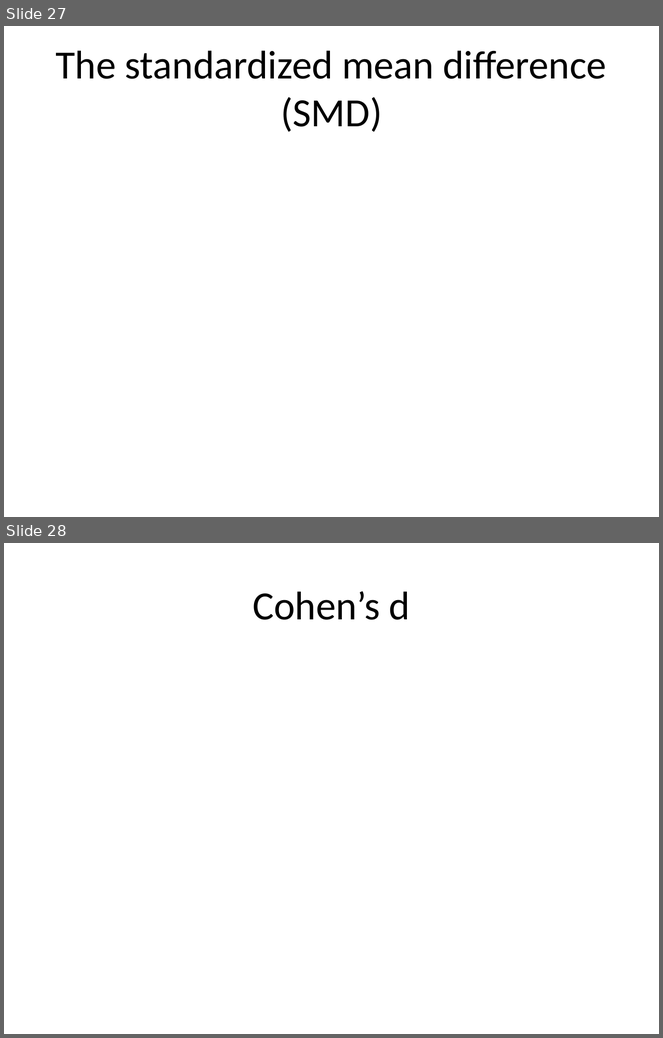
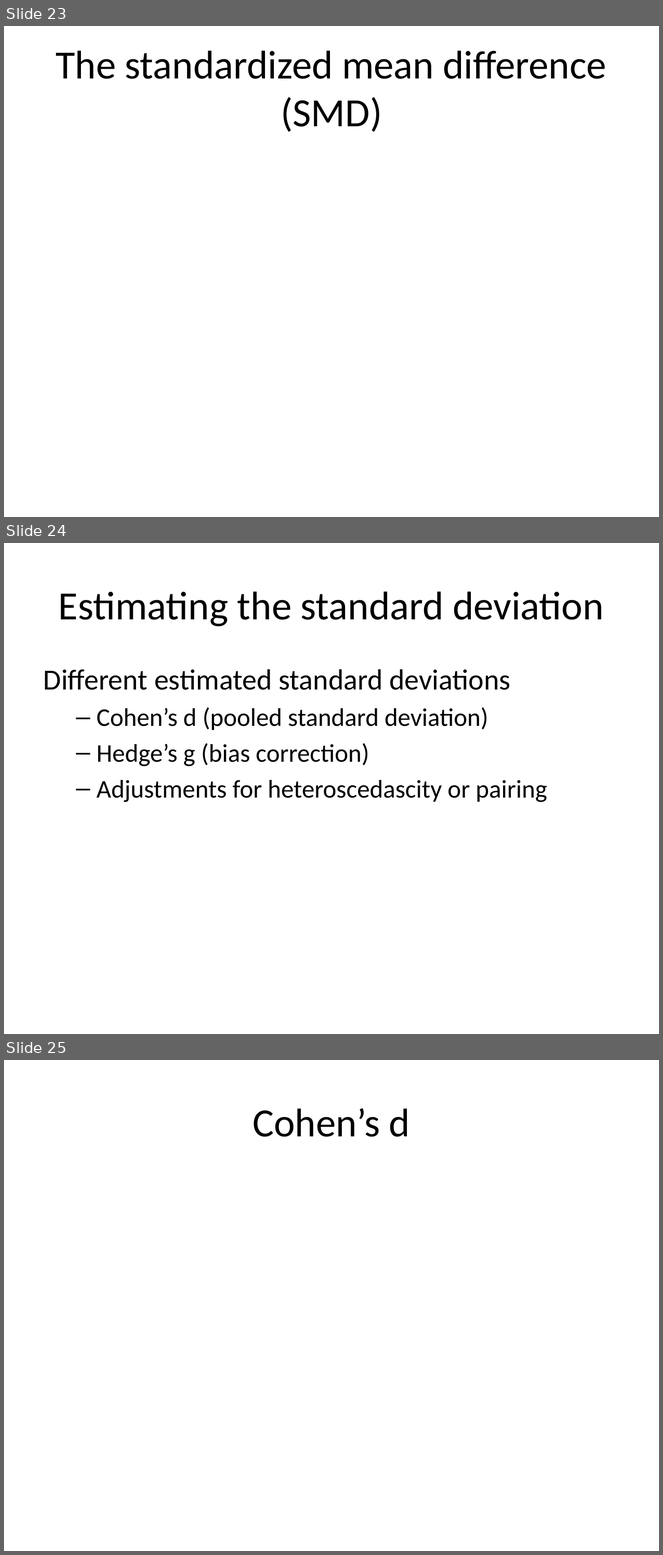
Before and after one commit to pmean/introduction-meta-analysis, a slide deck: src/intro.pptx. Shown one above the other, each under a label of ours: slides 27 and 28 before the commit, slides 23, 24 and 25 after it. The pictures are 663x1038 and 663x1555 pixels, drawn with LibreOffice and Linux fonts; fonts in the diff are those of the drawing. Boxes give left, top, right and bottom in pixels: in the first picture for what was removed or moved away, otherwise in the second. Text is boxed around its words. In the diff, an @@ line names an element or a change of style, - is before the commit and + after.

```diff
--- a/src/intro.pptx
+++ b/src/intro.pptx
@@ slide 24 added at (4, 543, 659, 1034), background #FFFFFF @@
@@ title added at (59, 591, 604, 627), 44 pt, text #000000 @@
+Estimating the standard deviation
@@ text added at (44, 669, 547, 802), 28 pt, text #000000 @@
+Different estimated standard deviations
+  – Cohen’s d (pooled standard deviation)
+  – Hedge’s g (bias correction)
+  – Adjustments for heteroscedascity or pairing
@@ what was slide 27 is now slide 23 @@
@@ what was slide 28 is now slide 25 @@
```
Also in this commit, not shown: 6 slides changed, 13 other slides added, 6 slides removed, 8 other files.
